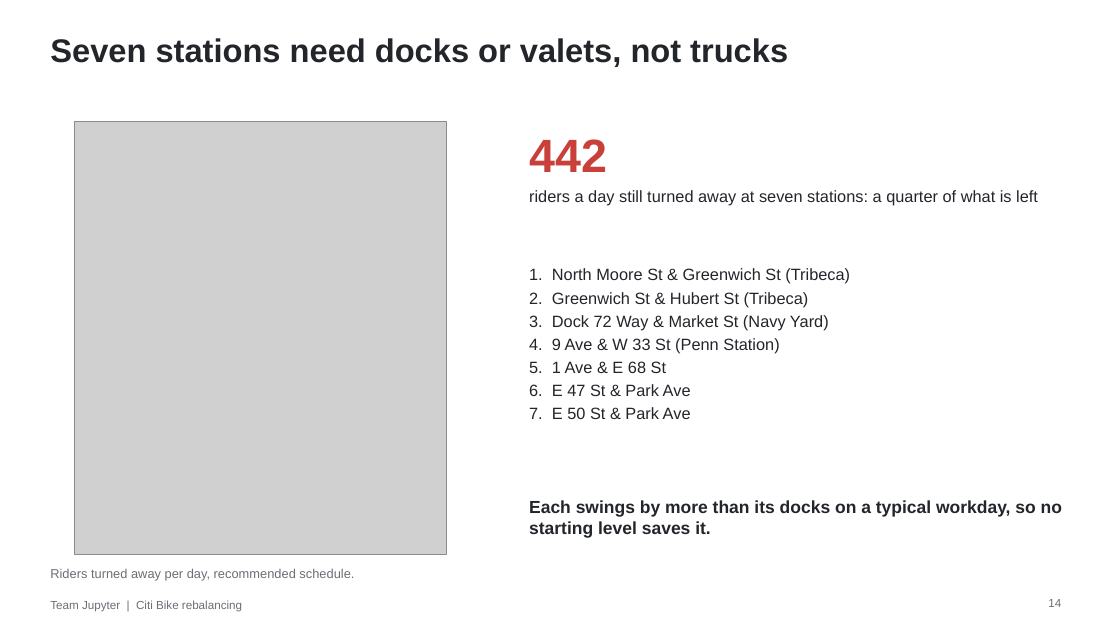
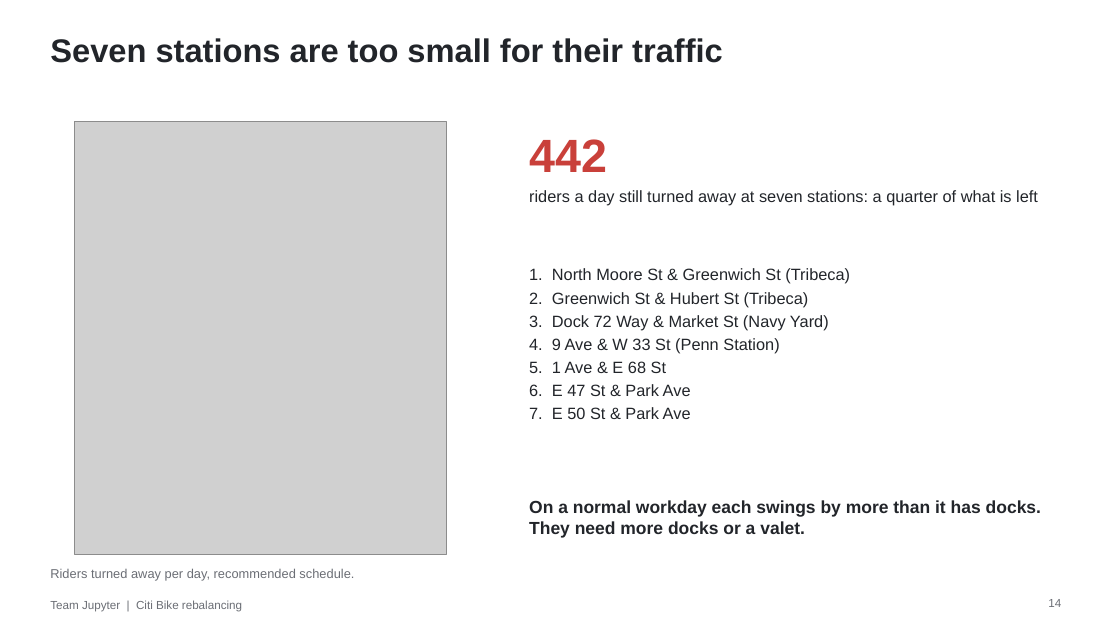
Before and after one commit to martin-gbeck/citibike-rebalancing, a slide deck: slide 14 of presentation/citibike-presentation.pptx. Drawn at 1120x630 pixels with LibreOffice and Linux fonts; fonts in the diff are those of the drawing; grey boxes stand for pictures. Boxes give left, top, right and bottom in pixels: in the first picture for what was removed or moved away, otherwise in the second. Text is boxed around its words. In the diff, an @@ line names an element or a change of style, - is before the commit and + after.

```diff
--- a/presentation/citibike-presentation.pptx
+++ b/presentation/citibike-presentation.pptx
@@ title at [50, 38, 723, 63]: text changed @@
-Seven stations need docks or valets, not trucks
+Seven stations are too small for their traffic
@@ text at [529, 500, 1041, 538]: text changed @@
-Each swings by more than its docks on a typical workday, so no starting level saves it.
+On a normal workday each swings by more than it has docks. They need more docks or a valet.
```
Also in this commit, not shown: 15 other slides changed, 1 other file.
